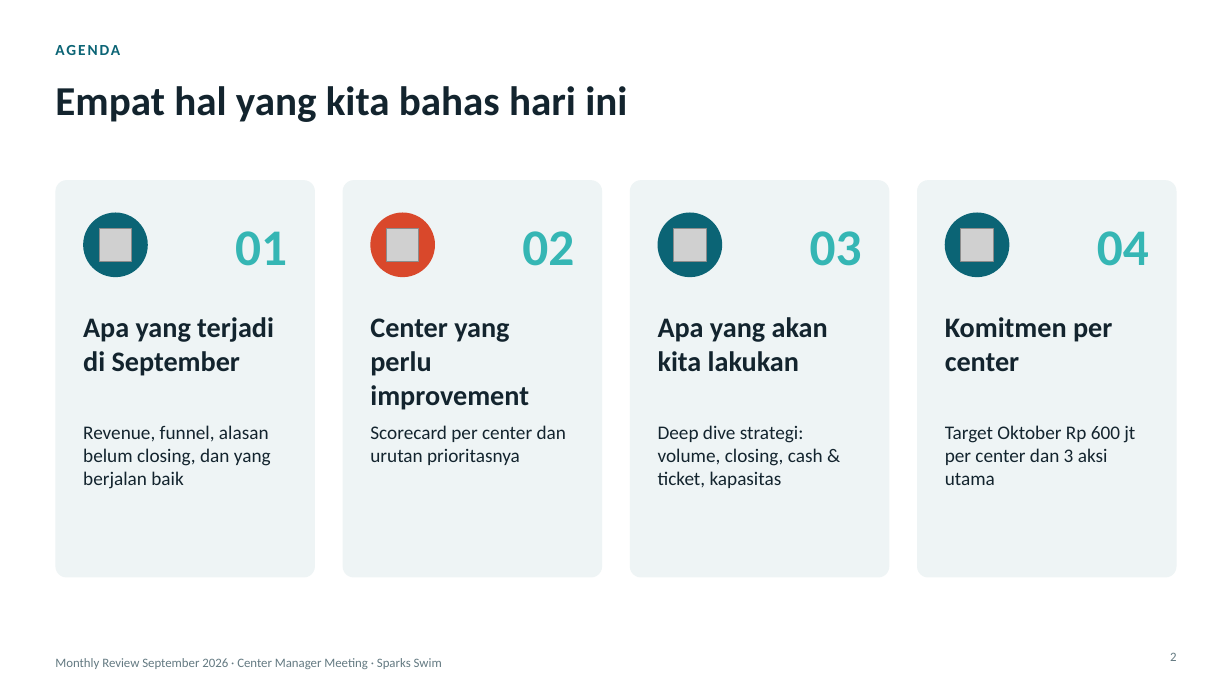
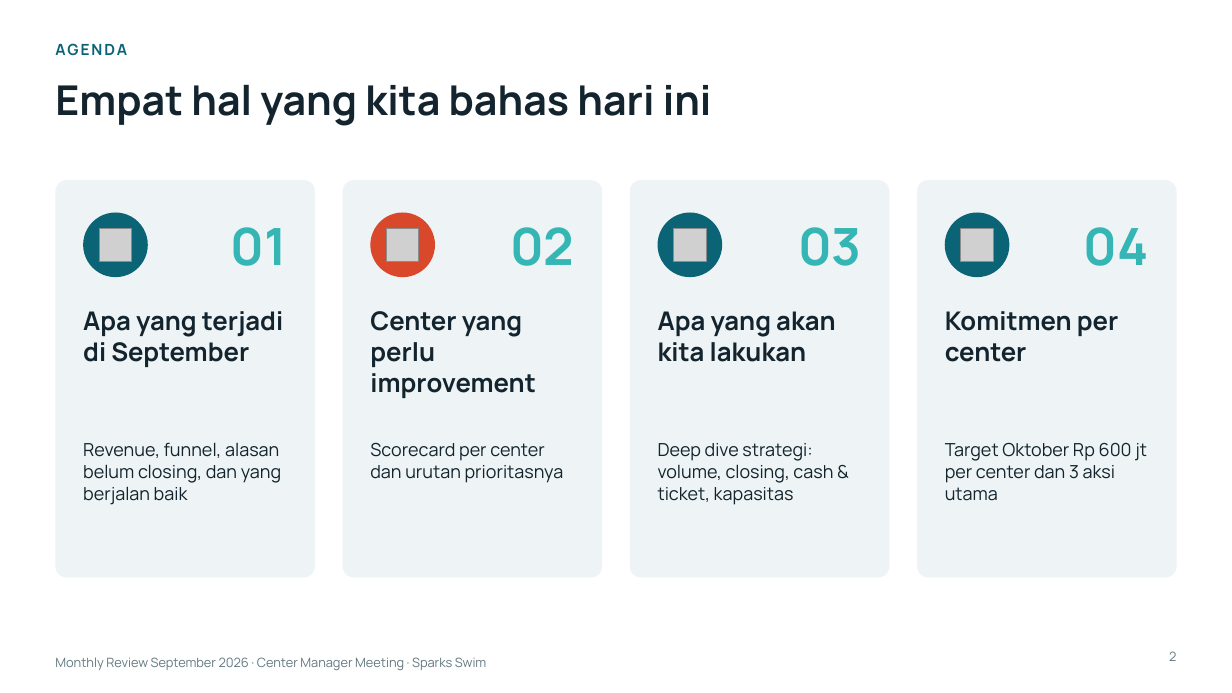
Before and after one commit to mrifqidata-code/Dashboard, a slide deck: slide 2 of monthly-review/Monthly_Review_September_2026_CM.pptx. Drawn at 1232x693 pixels with LibreOffice and Linux fonts; fonts in the diff are those of the drawing; grey boxes stand for pictures. Boxes give left, top, right and bottom in pixels: in the first picture for what was removed or moved away, otherwise in the second. Text is boxed around its words. In the diff, an @@ line names an element or a change of style, - is before the commit and + after.

```diff
--- a/monthly-review/Monthly_Review_September_2026_CM.pptx
+++ b/monthly-review/Monthly_Review_September_2026_CM.pptx
@@ size 22 to 20 pt, font Calibri to Manrope in 4 elements at (x1=83, y1=311, x2=283, y2=367), (x1=370, y1=311, x2=536, y2=398), (x1=658, y1=311, x2=835, y2=362), (x1=945, y1=311, x2=1119, y2=362) @@
@@ text "Revenue, funnel, alasan belum closing, ..." moved from (x1=83, y1=425, x2=271, y2=489) to (x1=83, y1=442, x2=281, y2=505) @@
@@ text "Scorecard per center dan urutan ..." moved from (x1=370, y1=425, x2=566, y2=465) to (x1=370, y1=443, x2=564, y2=483) @@
@@ text "Deep dive strategi: volume, closing, ..." moved from (x1=658, y1=425, x2=823, y2=488) to (x1=658, y1=443, x2=833, y2=505) @@
@@ size 15 to 14 pt, font Calibri to Manrope in 4 elements at (x1=83, y1=442, x2=281, y2=505), (x1=370, y1=443, x2=564, y2=483), (x1=658, y1=443, x2=833, y2=505), (x1=945, y1=443, x2=1147, y2=501) @@
@@ text "Target Oktober Rp 600 jt ..." moved from (x1=945, y1=425, x2=1135, y2=485) to (x1=945, y1=443, x2=1147, y2=501) @@
@@ font Calibri to Manrope in 7 elements at (x1=55, y1=43, x2=127, y2=56), (x1=55, y1=84, x2=712, y2=126), (x1=231, y1=227, x2=287, y2=266), (x1=510, y1=227, x2=574, y2=266), (x1=798, y1=227, x2=862, y2=266), (x1=1084, y1=227, x2=1149, y2=266), (x1=55, y1=657, x2=487, y2=670) @@
```
Also in this commit, not shown: 23 other slides changed, 2 other files.
